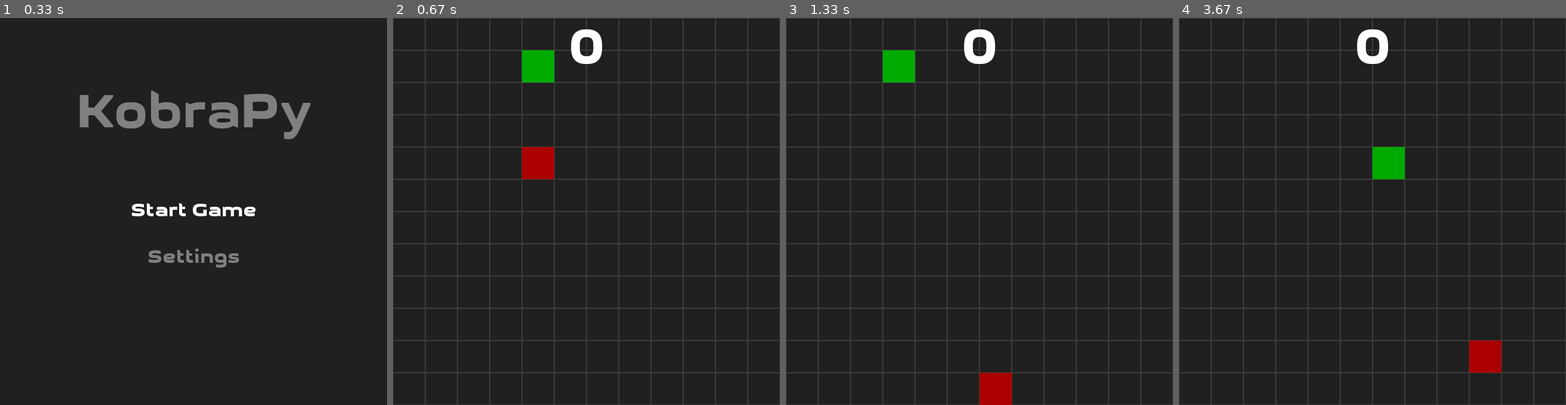
Above: before the commit, frames 1-4 (left to right).
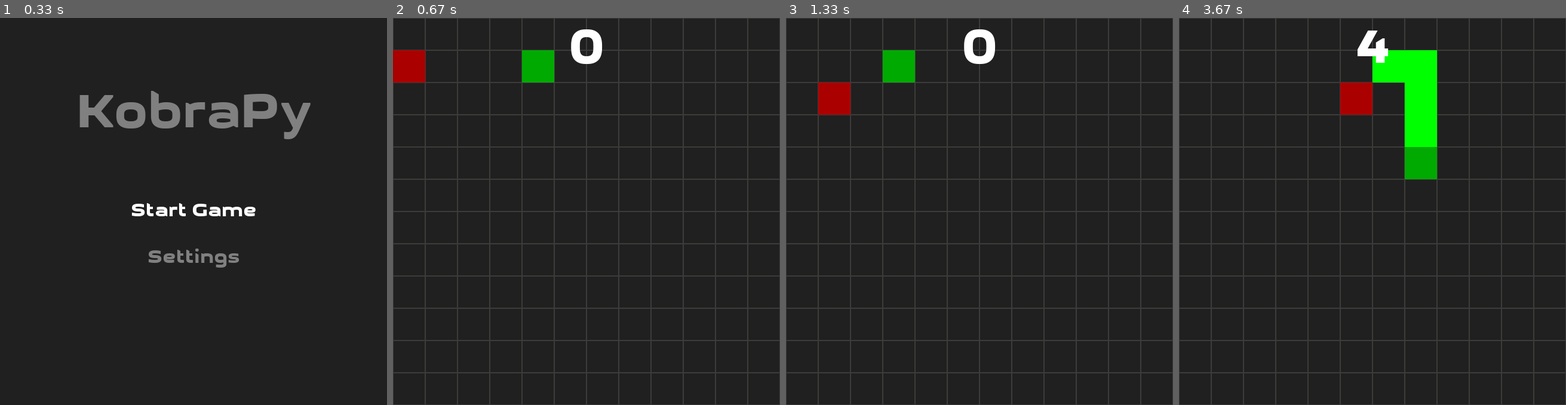
Above: after the commit, the same moments.

Repository: fossguild/naja
Game: pygame game, started from kobra.py
Two runs of this game, one before a commit and one after it. Both use one fixed random seed, a clock stepped at 60 frames per second and the inputs below.
Inputs:
- Up to frame 1 (0.33 s): no input
- Up to frame 2 (0.67 s): tap Enter at 0.33 s
- Up to frame 3 (1.33 s): tap M at 0.67 s; tap Enter at 1.03 s
- Up to frame 4 (3.67 s): hold Up 1.37-1.83 s; tap Enter at 1.87 s; tap S at 3.02 s

Frame 1 is identical in both runs. In frame 2, 1.4% of the frame differs, in the area x 0-42%, y 8-42%; in frame 3, 1.4%; in frame 4, 5.8%, in the area x 41-84%, y 2-92%.

Commit message:
use bfs to find two disjoint paths

Diff:
--- a/kobra.py
+++ b/kobra.py
@@ -55,6 +55,7 @@
 DEAD_HEAD_COLOR = "#4b0082"  # Color of the dead snake's head.
 TAIL_COLOR = "#00ff00"  # Color of the snake's tail.
 APPLE_COLOR = "#aa0000"  # Color of the apple.
+OBSTACLE_COLOR = "#666666"  # Color of the obstacles.
 ARENA_COLOR = "#202020"  # Color of the ground.
 GRID_COLOR = "#3c3c3b"  # Color of the grid lines.
 SCORE_COLOR = "#ffffff"  # Color of the scoreboard.
@@ -74,6 +75,7 @@
     "initial_speed": 4.0,  # current CLOCK_TICKS
     "max_speed": 20.0,  # current speed clamp at apple pickup
     "death_sound": True,  # toggle death sound playback
+    "obstacle_difficulty": "None",  # obstacle difficulty level
 }
 
 # Declarative menu fields.
@@ -103,15 +105,36 @@
         "step": 1.0,
     },
     {"key": "death_sound", "label": "Death Sound", "type": "bool"},
+    {
+        "key": "obstacle_difficulty",
+        "label": "Obstacles",
+        "type": "select",
+        "options": ["None", "Easy", "Medium", "Hard"],
+    },
 ]
 
 # Effective runtime values (hydrated by apply_settings).
 MAX_SPEED = SETTINGS["max_speed"]
 DEATH_SOUND_ON = SETTINGS["death_sound"]
+NUM_OBSTACLES = 0  # Will be calculated in apply_settings
 
 
 def _clamp(v, lo, hi):
     return max(lo, min(hi, v))
+
+
+def _calculate_obstacles_from_difficulty(difficulty):
+    total_cells = (WIDTH // GRID_SIZE) * (HEIGHT // GRID_SIZE)
+
+    difficulty_percentages = {
+        "None": 0.0,
+        "Easy": 0.02,  # 2% of grid
+        "Medium": 0.04,  # 4% of grid
+        "Hard": 0.15,  # 7% of grid
+    }
+
+    percentage = difficulty_percentages.get(difficulty, 0.0)
+    return max(0, int(total_cells * percentage))
 
 
 ## Format a setting value for display.
@@ -124,9 +147,12 @@
             if requested == actual
             else f"{requested} × {requested} (cur: {actual})"
         )
-    if isinstance(value, bool):
+    elif field["key"] == "obstacle_difficulty":
+        # Show difficulty with obstacle count
+        return f"{value}"
+    elif isinstance(value, bool):
         return "On" if value else "Off"
-    if isinstance(value, float):
+    elif isinstance(value, float):
         return f"{value:.1f}"
     return str(value)
 
@@ -180,6 +206,13 @@
         SETTINGS[key] = not SETTINGS[key]
         return
 
+    elif kind == "select":
+        options = field["options"]
+        current_index = options.index(SETTINGS[key])
+        new_index = (current_index + direction) % len(options)
+        SETTINGS[key] = options[new_index]
+        return
+
     step = field.get("step", 1 if kind == "int" else 1.0)
     new_val = SETTINGS[key] + (direction * step)
 
@@ -233,7 +266,7 @@
 ## Apply SETTINGS to globals; resize surface/fonts if grid size changed.
 def apply_settings(reset_objects: bool = False) -> None:
     global GRID_SIZE, WIDTH, HEIGHT, arena, BIG_FONT, SMALL_FONT
-    global CLOCK_TICKS, MAX_SPEED, DEATH_SOUND_ON
+    global CLOCK_TICKS, MAX_SPEED, DEATH_SOUND_ON, NUM_OBSTACLES
 
     old_grid = GRID_SIZE
 
@@ -247,6 +280,9 @@
     CLOCK_TICKS = float(SETTINGS["initial_speed"])
     MAX_SPEED = float(SETTINGS["max_speed"])
     DEATH_SOUND_ON = bool(SETTINGS["death_sound"])
+    NUM_OBSTACLES = _calculate_obstacles_from_difficulty(
+        SETTINGS["obstacle_difficulty"]
+    )
 
     # Recompute window and recreate surface/fonts if grid changed.
     if GRID_SIZE != old_grid:
@@ -263,7 +299,8 @@
     if reset_objects:
         try:
             globals()["snake"] = Snake()
-            globals()["apple"] = Apple(snake)
+            globals()["obstacles"] = generate_obstacles(NUM_OBSTACLES, snake.x, snake.y)
+            globals()["apple"] = Apple(snake, obstacles)
             snake.speed = CLOCK_TICKS
         except NameError:
             # If called before classes/instances exist, ignore.
@@ -455,7 +492,7 @@
     # This function is called at each loop interation.
 
     def update(self):
-        global apple
+        global apple, obstacles
 
         # Calculate the head's next position based on current movement
         next_x = self.head.x + self.xmov * GRID_SIZE
@@ -476,6 +513,13 @@
                     if DEATH_SOUND_ON:
                         gameover_sound.play()
 
+            # Check for obstacle collision.
+            for obstacle in obstacles:
+                if next_x == obstacle.x and next_y == obstacle.y:
+                    self.alive = False
+                    if DEATH_SOUND_ON:
+                        gameover_sound.play()
+
         # In the event of death, reset the game arena.
         if not self.alive:
             # Tell the bad news
@@ -502,7 +546,7 @@
             self.speed = CLOCK_TICKS
 
             # Drop an apple
-            apple = Apple(self)
+            apple = Apple(self, obstacles)
 
         # Move the snake.
 
@@ -524,22 +568,185 @@
 
 
 ##
+## The obstacle class.
+##
+
+
+class Obstacle:
+    def __init__(self, x, y):
+        self.x = x
+        self.y = y
+        self.rect = pygame.Rect(x, y, GRID_SIZE, GRID_SIZE)
+
+    def update(self):
+        # Draw the obstacle
+        pygame.draw.rect(arena, OBSTACLE_COLOR, self.rect)
+
+
+##
 ## The apple class.
 ##
 
 
+def generate_obstacles(num_obstacles, snake_start_x, snake_start_y):
+    obstacles = []
+
+    for _ in range(num_obstacles):
+        while True:
+            x = random.randrange(0, WIDTH, GRID_SIZE)
+            y = random.randrange(0, HEIGHT, GRID_SIZE)
+
+            # Avoid snake's starting area
+            start_area_free = not (
+                abs(x - snake_start_x) < GRID_SIZE * 8
+                and abs(y - snake_start_y) < GRID_SIZE * 2
+            )
+
+            # Don't overlap with existing obstacles
+            obstacle_free = all((x != obs.x or y != obs.y) for obs in obstacles)
+
+            if start_area_free and obstacle_free:
+                obstacles.append(Obstacle(x, y))
+                break
+
+    return obstacles
+
+
+def _find_path_to_apple(
+    start_x, start_y, target_x, target_y, obstacles, snake_segments, global_visited
+):
+    # Create blocked positions (obstacles + snake segments)
+    blocked = set()
+    for obs in obstacles:
+        blocked.add((obs.x, obs.y))
+    for seg in snake_segments:
+        blocked.add((seg.x, seg.y))
+
+    # BFS to find path, respecting global visited set
+    queue = [(start_x, start_y)]
+    local_visited = set()
+
+    while queue:
+        x, y = queue.pop(0)
+
+        if x == target_x and y == target_y:
+            # Mark this path in global visited to prevent reuse
+            global_visited.update(local_visited)
+            global_visited.add((x, y))
+            return True
+
+        if (x, y) in local_visited or (x, y) in global_visited:
+            continue
+
+        local_visited.add((x, y))
+
+        # Check 4 adjacent cells
+        for dx, dy in [
+            (0, GRID_SIZE),
+            (0, -GRID_SIZE),
+            (GRID_SIZE, 0),
+            (-GRID_SIZE, 0),
+        ]:
+            next_x, next_y = x + dx, y + dy
+
+            # Within bounds and not blocked
+            if (
+                0 <= next_x < WIDTH
+                and 0 <= next_y < HEIGHT
+                and (next_x, next_y) not in blocked
+                and (next_x, next_y) not in local_visited
+                and (next_x, next_y) not in global_visited
+            ):
+                queue.append((next_x, next_y))
+
+    return False
+
+
+def _is_apple_accessible(
+    start_x, start_y, target_x, target_y, obstacles, snake_segments
+):
+    if start_x == target_x and start_y == target_y:
+        return True
+
+    # Get all adjacent positions to the apple
+    adjacent_positions = []
+    for dx, dy in [(0, GRID_SIZE), (0, -GRID_SIZE), (GRID_SIZE, 0), (-GRID_SIZE, 0)]:
+        adj_x, adj_y = target_x + dx, target_y + dy
+        if 0 <= adj_x < WIDTH and 0 <= adj_y < HEIGHT:
+            adjacent_positions.append((adj_x, adj_y))
+
+    # Track globally visited cells to ensure truly disconnected paths
+    global_visited = set()
+    accessible_paths = 0
+
+    for adj_pos in adjacent_positions:
+        adj_x, adj_y = adj_pos
+
+        # Skip if this adjacent position is blocked by obstacles
+        obstacle_blocked = any(obs.x == adj_x and obs.y == adj_y for obs in obstacles)
+        if obstacle_blocked:
+            continue
+
+        # Check if we can reach this adjacent position via a disconnected path
+        if _find_path_to_apple(
+            start_x, start_y, adj_x, adj_y, obstacles, snake_segments, global_visited
+        ):
+            accessible_paths += 1
+
+            # If we found 2 truly disconnected paths, the apple is safely accessible
+            if accessible_paths >= 2:
+                return True
+
+    return False
+
+
 class Apple:
-    def __init__(self, snake):
-        # Keep trying until we find a free grid cell (not on the snake).
-        while True:
+    def __init__(self, snake, obstacles=None):
+        if obstacles is None:
+            obstacles = []
+
+        max_attempts = 100  # Prevent infinite loop
+        attempts = 0
+
+        # Keep trying until we find a reachable free grid cell
+        while attempts < max_attempts:
             self.x = random.randrange(0, WIDTH, GRID_SIZE)
             self.y = random.randrange(0, HEIGHT, GRID_SIZE)
             self.rect = pygame.Rect(self.x, self.y, GRID_SIZE, GRID_SIZE)
 
             head_free = not (self.x == snake.head.x and self.y == snake.head.y)
             tail_free = all((self.x != seg.x or self.y != seg.y) for seg in snake.tail)
-            if head_free and tail_free:
-                break
+            obstacle_free = all(
+                (self.x != obs.x or self.y != obs.y) for obs in obstacles
+            )
+
+            if head_free and tail_free and obstacle_free:
+                # Check if the apple is accessible and snake can occupy its position
+                if _is_apple_accessible(
+                    snake.head.x, snake.head.y, self.x, self.y, obstacles, snake.tail
+                ):
+                    break
+
+            attempts += 1
+
+        # If we couldn't find a reachable position, place it anywhere valid
+        # (This shouldn't happen with reasonable obstacle counts)
+        if attempts >= max_attempts:
+            while True:
+                self.x = random.randrange(0, WIDTH, GRID_SIZE)
+                self.y = random.randrange(0, HEIGHT, GRID_SIZE)
+                self.rect = pygame.Rect(self.x, self.y, GRID_SIZE, GRID_SIZE)
+
+                head_free = not (self.x == snake.head.x and self.y == snake.head.y)
+                tail_free = all(
+                    (self.x != seg.x or self.y != seg.y) for seg in snake.tail
+                )
+                obstacle_free = all(
+                    (self.x != obs.x or self.y != obs.y) for obs in obstacles
+                )
+
+                if head_free and tail_free and obstacle_free:
+                    break
 
     # This function is called each iteration of the game loop
     def update(self):
@@ -564,7 +771,8 @@
 ##
 start_menu()  # blocks until user picks "Start Game"
 snake = Snake()  # create with the final, chosen GRID_SIZE
-apple = Apple(snake)
+obstacles = generate_obstacles(NUM_OBSTACLES, snake.x, snake.y)  # create obstacles
+apple = Apple(snake, obstacles)
 
 ##
 ## Main loop
@@ -622,6 +830,10 @@
         arena.fill(ARENA_COLOR)
         draw_grid()
 
+        # Draw obstacles
+        for obstacle in obstacles:
+            obstacle.update()
+
         apple.update()
 
     # Draw the tail
@@ -642,7 +854,7 @@
         snake.got_apple = True
         snake.speed = min(snake.speed * 1.1, MAX_SPEED)  # Increase speed
         # print(f"[APPLE] Speed increased to: {snake.speed:.2f}")
-        apple = Apple(snake)
+        apple = Apple(snake, obstacles)
 
     # Update display and move clock.
     pygame.display.update()
